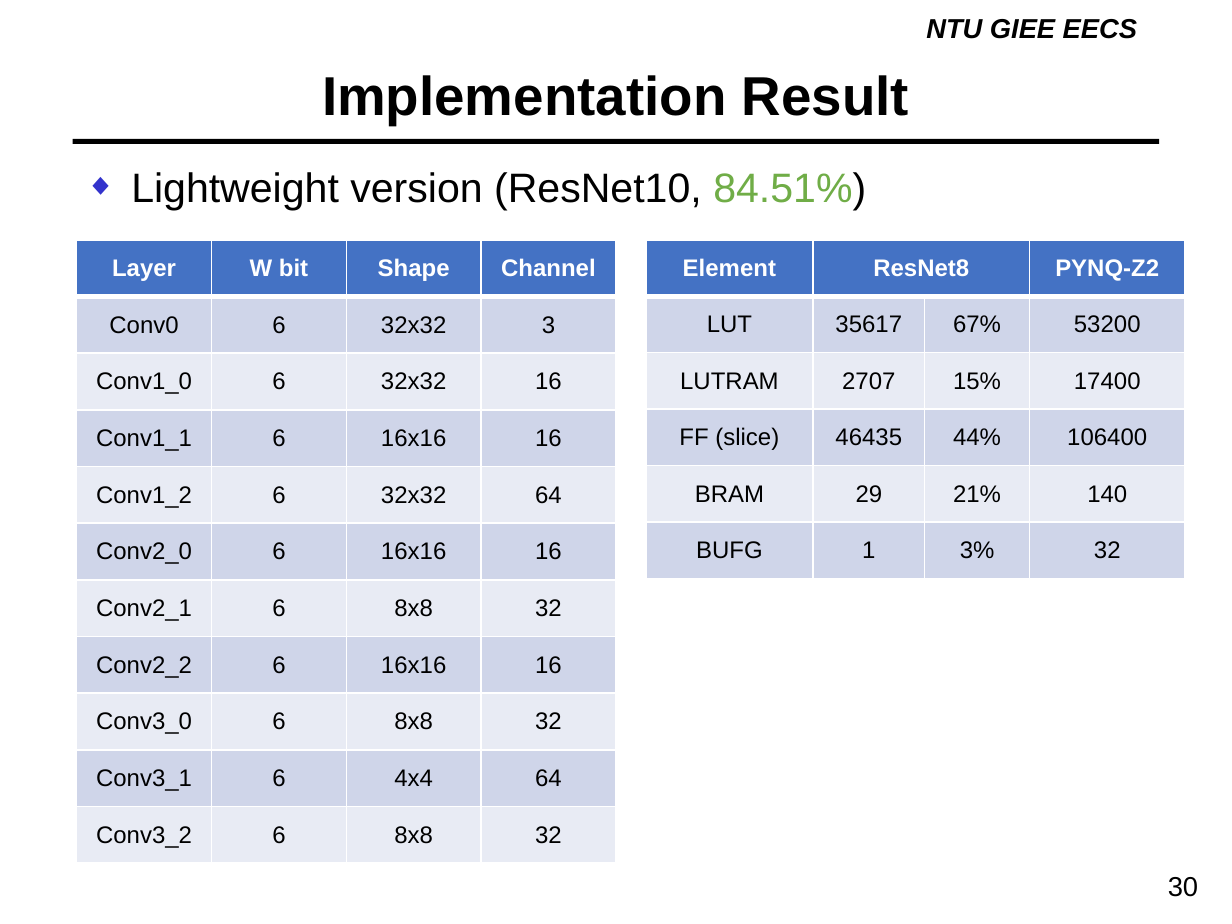
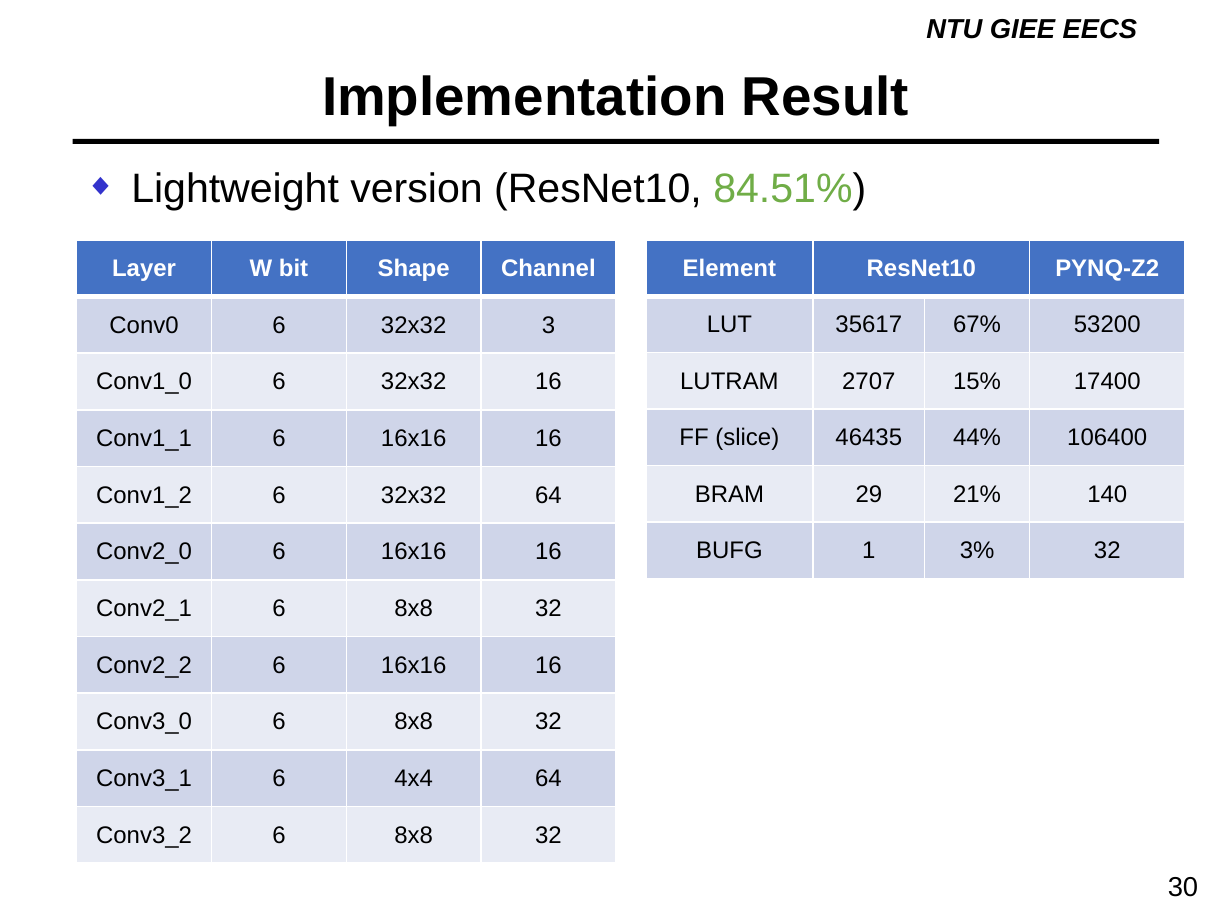
Before and after one commit to PAN-YI-HSUAN/2022_HLS, a slide deck: slide 30 of ResNet-Image_Classifier_on_PYNQZ2/docs/Final_present_T8.pptx. Drawn at 1232x924 pixels with LibreOffice and Linux fonts; fonts in the diff are those of the drawing; background and template pictures are left out. Boxes give left, top, right and bottom in pixels: in the first picture for what was removed or moved away, otherwise in the second. Text is boxed around its words. In the diff, an @@ line names an element or a change of style, - is before the commit and + after.

```diff
--- a/ResNet-Image_Classifier_on_PYNQZ2/docs/Final_present_T8.pptx
+++ b/ResNet-Image_Classifier_on_PYNQZ2/docs/Final_present_T8.pptx
@@ table at box(646, 240, 1185, 579) @@
-row 1, column 2: ResNet8
+row 1, column 2: ResNet10
```
Also in this commit, not shown: 4 other files.
